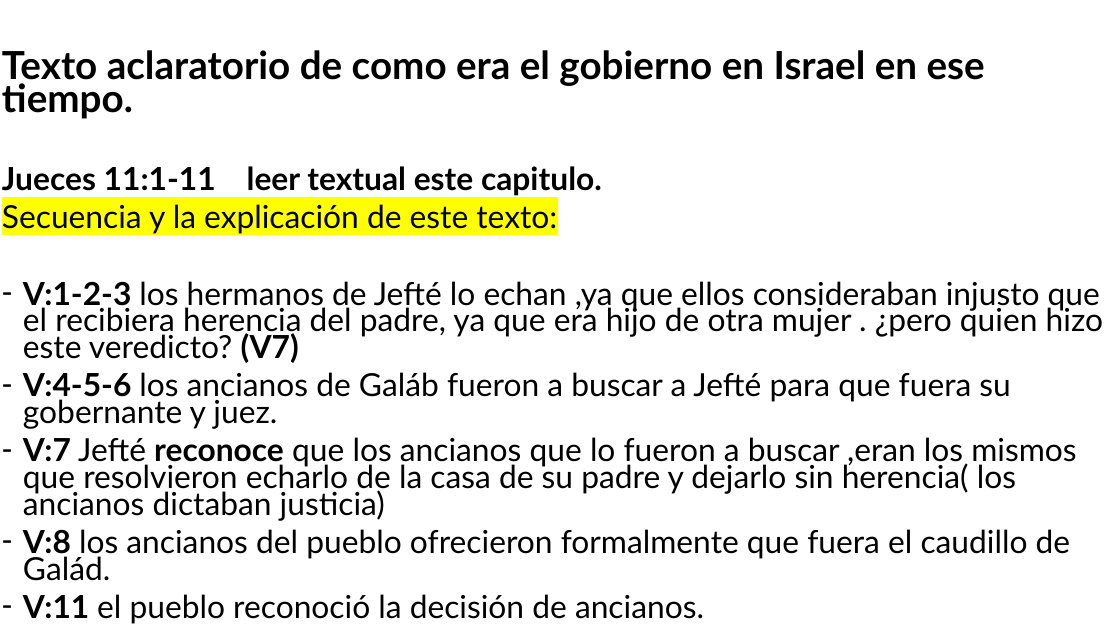
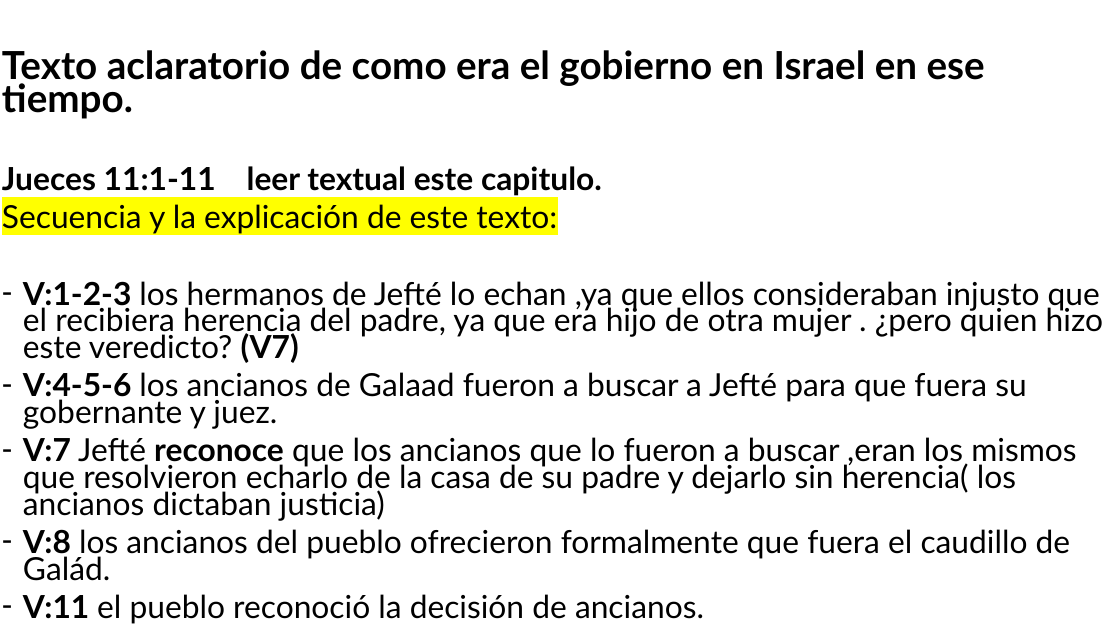
Before and after one commit to sebasbersa/Liderazgo-biblico-antiguo-testamento, a slide deck: slide 43 of EL LIDERAZGO SEGÚN LA BIBLIA ESTE SI.pptx. Drawn at 1120x630 pixels with LibreOffice and Linux fonts; fonts in the diff are those of the drawing. Boxes give left, top, right and bottom in pixels: in the first picture for what was removed or moved away, otherwise in the second. Text is boxed around its words. In the diff, an @@ line names an element or a change of style, - is before the commit and + after.

```diff
--- a/EL LIDERAZGO SEGÚN LA BIBLIA ESTE SI.pptx
+++ b/EL LIDERAZGO SEGÚN LA BIBLIA ESTE SI.pptx
@@ text at bbox=[23, 372, 1026, 429]: text changed @@
-– V:4-5-6 los ancianos de Galáb fueron a buscar a Jefté para que fuera su gobernante y juez.
+– V:4-5-6 los ancianos de Galaad fueron a buscar a Jefté para que fuera su gobernante y juez.
```
Also in this commit, not shown: 2 other slides changed, 1 other file.
